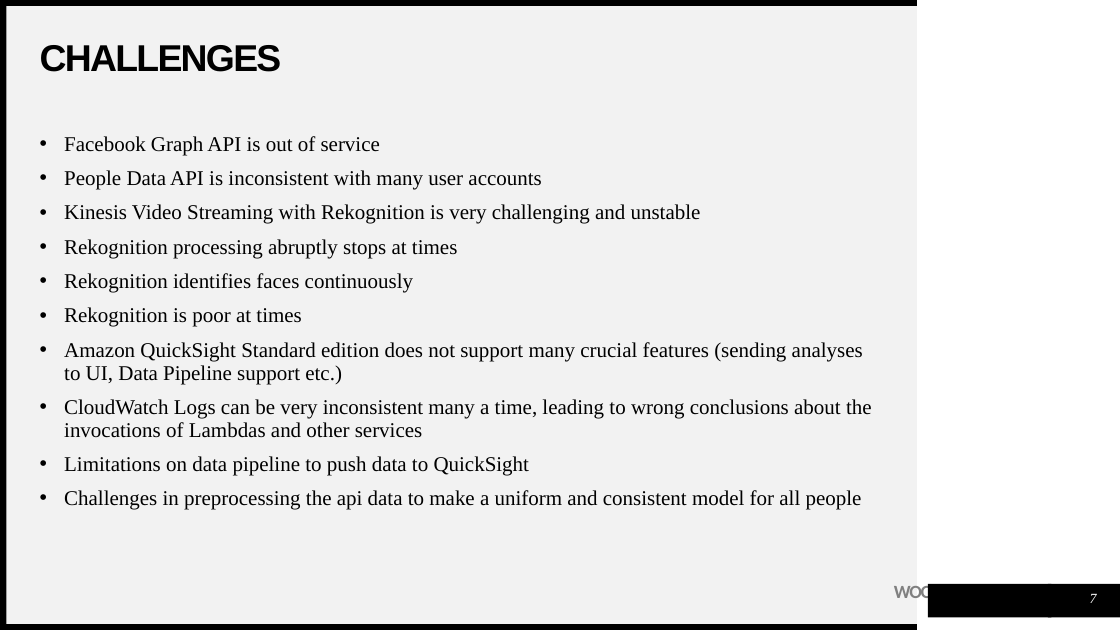
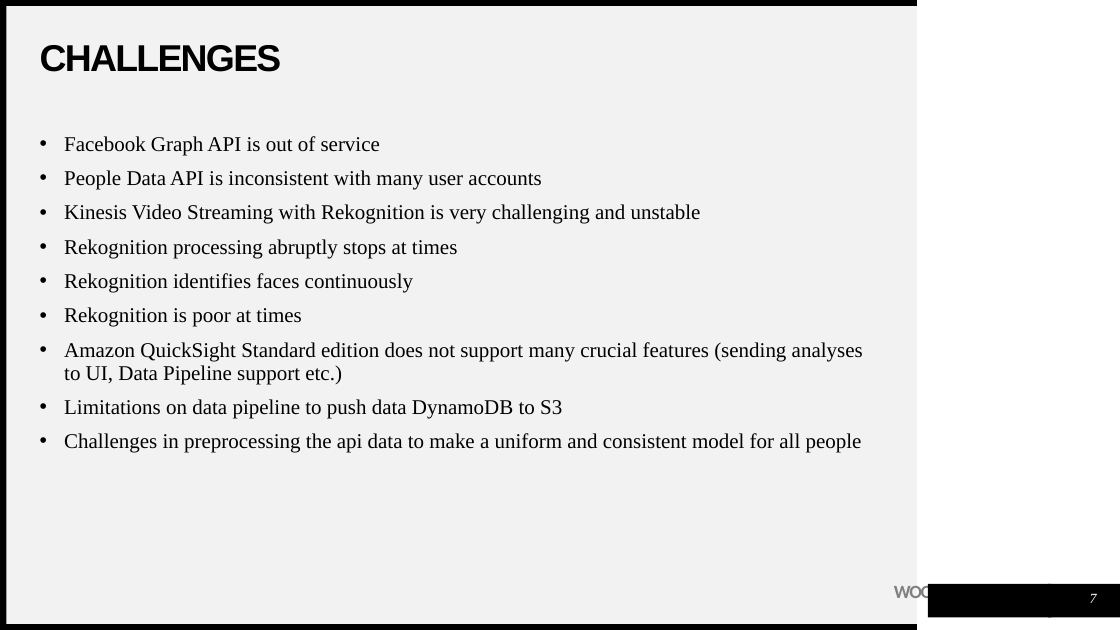
Before and after one commit to RavalShivam/MeetUpAssistant, a slide deck: slide 7 of documents/MeetUpAssistant.pptx. Drawn at 1120x630 pixels with LibreOffice and Linux fonts; fonts in the diff are those of the drawing. Boxes give left, top, right and bottom in pixels: in the first picture for what was removed or moved away, otherwise in the second. Text is boxed around its words. In the diff, an @@ line names an element or a change of style, - is before the commit and + after.

```diff
--- a/documents/MeetUpAssistant.pptx
+++ b/documents/MeetUpAssistant.pptx
@@ text at [64,399,562,419]: text changed @@
-• CloudWatch Logs can be very inconsistent many a time, leading to wrong conclusions about the invocations of Lambdas and other services
-• Limitations on data pipeline to push data to QuickSight
+• Limitations on data pipeline to push data DynamoDB to S3
```
Also in this commit, not shown: 6 other files.
